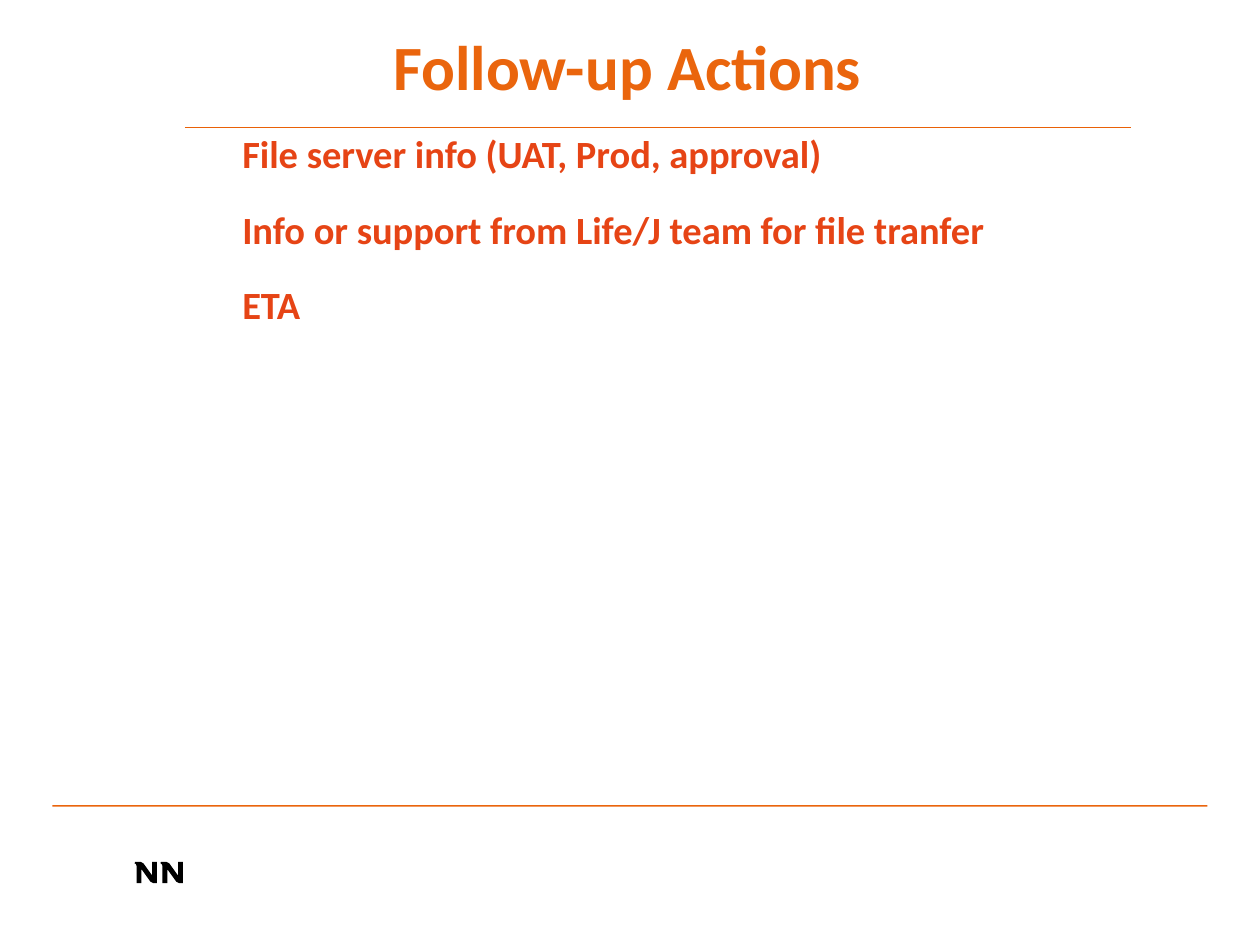
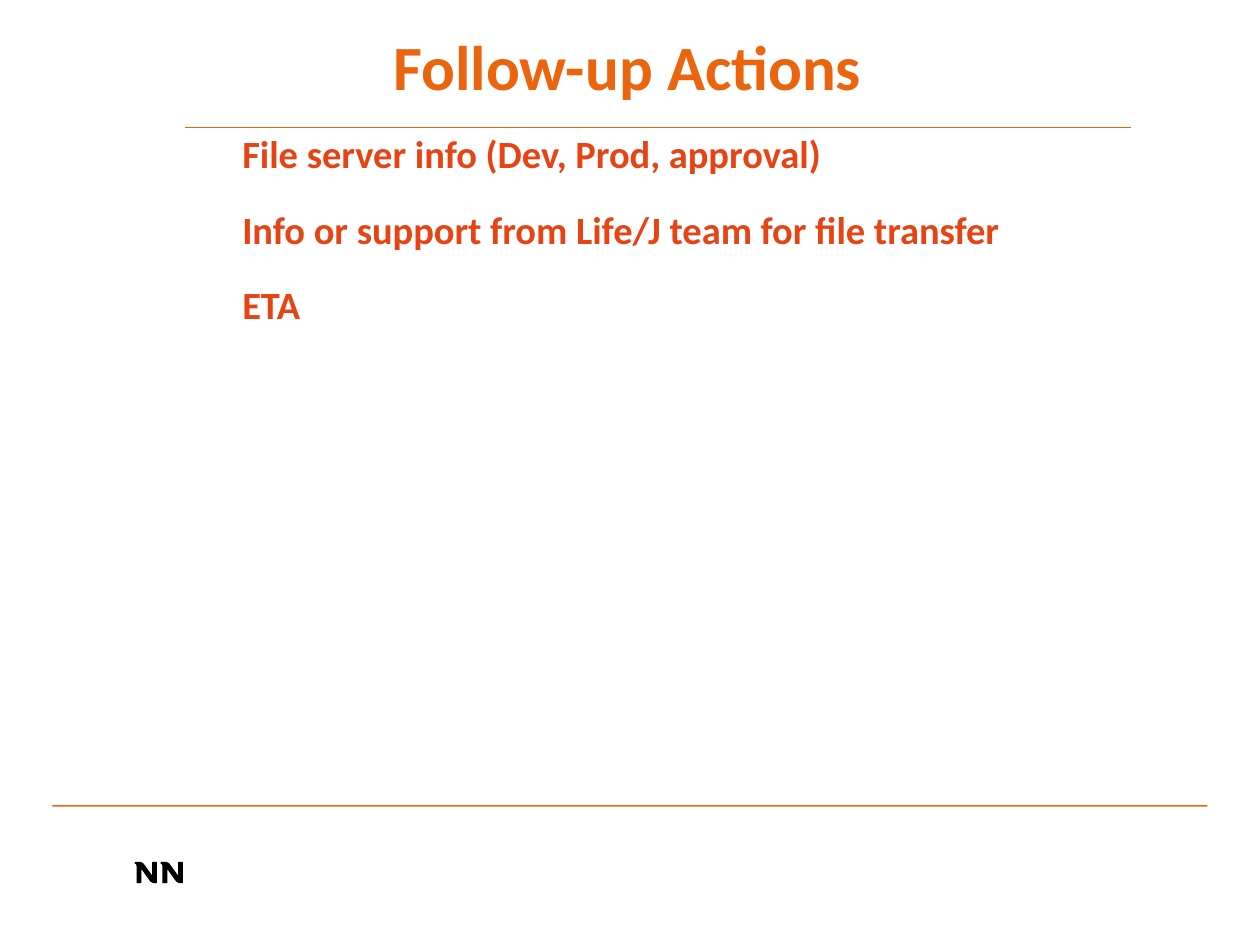
Before and after one commit to ligang-japan/assignments, a slide deck: slide 6 of EDP_MTG.pptx. Drawn at 1260x945 pixels with LibreOffice and Linux fonts; fonts in the diff are those of the drawing; background and template pictures are left out. Boxes give left, top, right and bottom in pixels: in the first picture for what was removed or moved away, otherwise in the second. Text is boxed around its words. In the diff, an @@ line names an element or a change of style, - is before the commit and + after.

```diff
--- a/EDP_MTG.pptx
+++ b/EDP_MTG.pptx
@@ text at [242,139,999,250]: text changed @@
-File server info (UAT, Prod, approval)
-Info or support from Life/J team for file tranfer
+File server info (Dev, Prod, approval)
+Info or support from Life/J team for file transfer
```
Also in this commit, not shown: 1 other slide changed, 3 other files.
